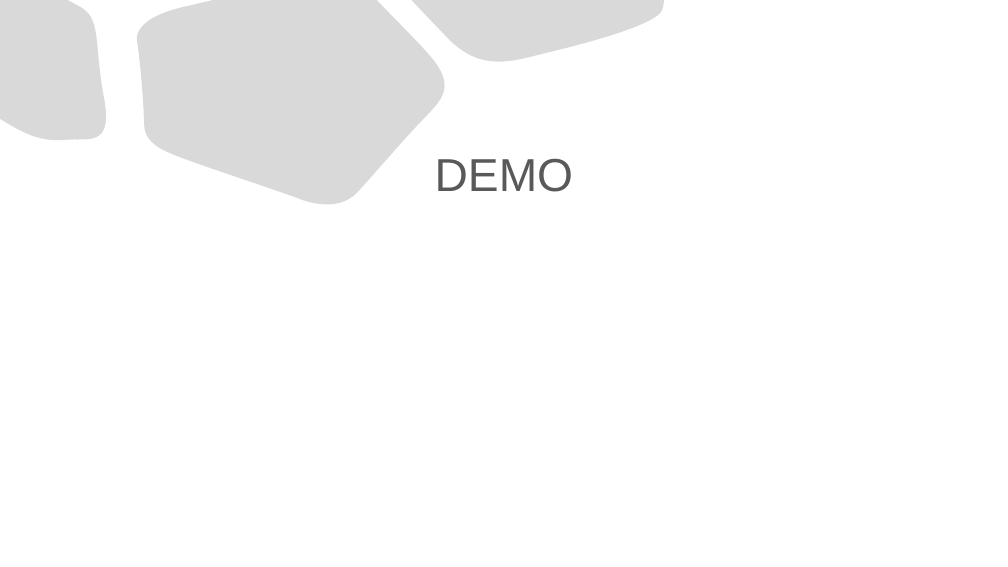
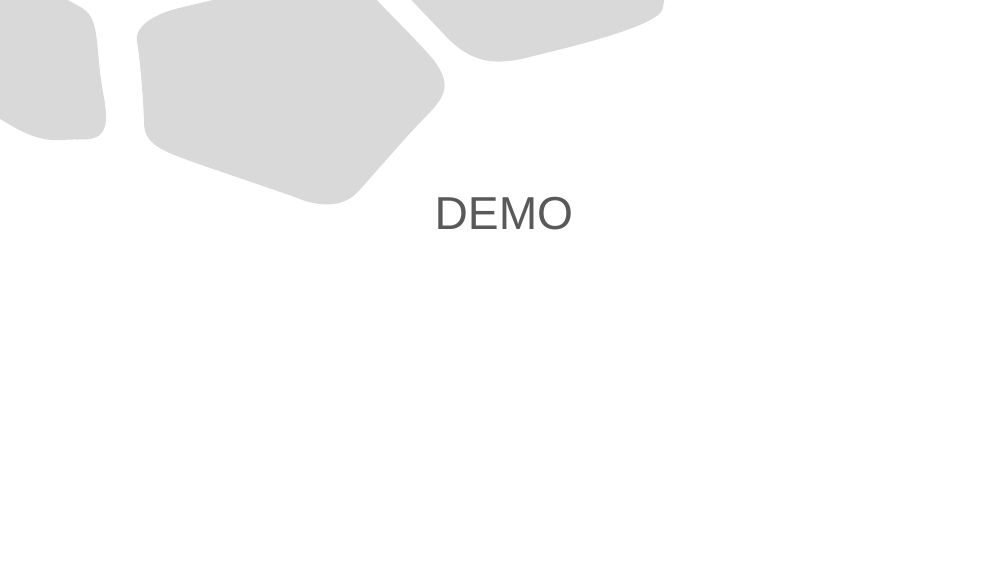
Before and after one commit to TheodorPredescu/Intrusion-Detection-and-Prevention-System, a slide deck: slide 7 of document/prezentare_scss.pptx. Drawn at 1008x567 pixels with LibreOffice and Linux fonts; fonts in the diff are those of the drawing. Boxes give left, top, right and bottom in pixels: in the first picture for what was removed or moved away, otherwise in the second. Text is boxed around its words. In the diff, an @@ line names an element or a change of style, - is before the commit and + after.

```diff
--- a/document/prezentare_scss.pptx
+++ b/document/prezentare_scss.pptx
@@ title "DEMO": place and size @@
-title "DEMO" at [435, 158, 574, 192]
+title "DEMO" at [435, 196, 574, 230]
```
Also in this commit, not shown: 6 other slides changed, 1 slide added, 1 slide removed, 16 other files.
